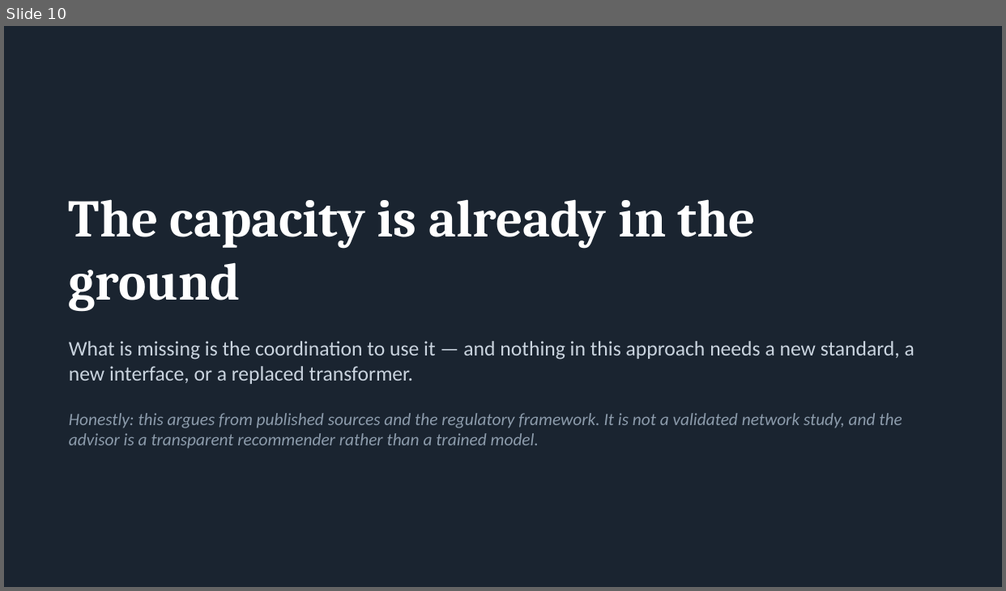
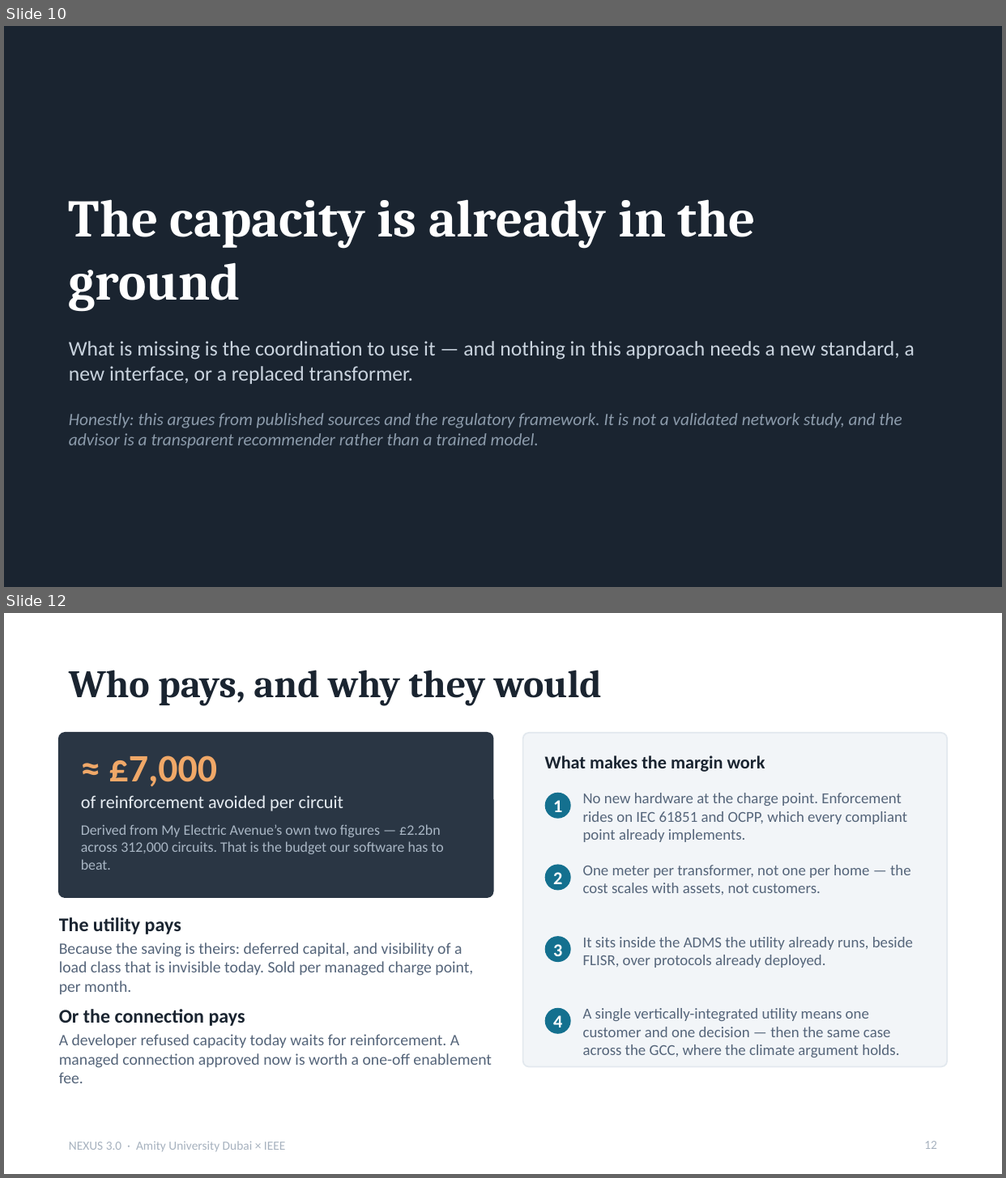
Before and after one commit to RithikhC/Nexus, a slide deck: deck/NEXUS-3.0-presentation.pptx. Shown one above the other, each under a label of ours: slide 10 before the commit, slides 10 and 12 after it; the slides between them are not shown. The pictures are 1006x591 and 1006x1178 pixels, drawn with LibreOffice and Linux fonts; fonts in the diff are those of the drawing. Boxes give left, top, right and bottom in pixels: in the first picture for what was removed or moved away, otherwise in the second. Text is boxed around its words. In the diff, an @@ line names an element or a change of style, - is before the commit and + after.

```diff
--- a/deck/NEXUS-3.0-presentation.pptx
+++ b/deck/NEXUS-3.0-presentation.pptx
@@ slide 12 added at bbox=[4, 613, 1002, 1174], background #FFFFFF @@
@@ title added at bbox=[69, 670, 602, 705], 28 pt, text #1A2430, bold @@
+Who pays, and why they would
@@ rounded rectangle added at bbox=[59, 733, 493, 897], fill #2A3644, outline #2A3644 1 pt @@
@@ rounded rectangle added at bbox=[523, 733, 947, 1067], fill #F2F5F8, outline #E2E8EE 1 pt @@
@@ text added at bbox=[109, 756, 218, 787], 28 pt, text #F0A868, bold @@
+≈ £7,000
@@ text added at bbox=[545, 756, 765, 772], 13 pt, text #1A2430, bold @@
+What makes the margin work
@@ text added at bbox=[81, 795, 343, 811], 13 pt, text #E6ECF2 @@
+of reinforcement avoided per circuit
@@ ellipse added at bbox=[545, 793, 571, 819], fill #14708F @@
@@ text added at bbox=[553, 800, 562, 812], 13 pt, text #FFFFFF, bold @@
+1
@@ text added at bbox=[583, 793, 907, 842], 11 pt, text #55657A @@
+No new hardware at the charge point. Enforcement rides on IEC 61851 and OCPP, which every compliant point already implements.
@@ text added at bbox=[81, 824, 443, 870], 10.5 pt, text #A9B6C4 @@
+Derived from My Electric Avenue’s own two figures — £2.2bn across 312,000 circuits. That is the budget our software has to beat.
@@ ellipse added at bbox=[545, 864, 571, 890], fill #14708F @@
@@ text added at bbox=[553, 872, 562, 884], 13 pt, text #FFFFFF, bold @@
+2
@@ text added at bbox=[583, 865, 911, 895], 11 pt, text #55657A @@
+One meter per transformer, not one per home — the cost scales with assets, not customers.
@@ text added at bbox=[59, 918, 181, 935], 14 pt, text #1A2430, bold @@
+The utility pays
@@ text added at bbox=[59, 943, 473, 995], 11.5 pt, text #55657A @@
+Because the saving is theirs: deferred capital, and visibility of a load class that is invisible today. Sold per managed charge point, per month.
@@ ellipse added at bbox=[545, 936, 571, 962], fill #14708F @@
@@ text added at bbox=[553, 944, 562, 956], 13 pt, text #FFFFFF, bold @@
+3
@@ text added at bbox=[583, 937, 913, 968], 11 pt, text #55657A @@
+It sits inside the ADMS the utility already runs, beside FLISR, over protocols already deployed.
@@ text added at bbox=[59, 1009, 245, 1026], 14 pt, text #1A2430, bold @@
+Or the connection pays
@@ ellipse added at bbox=[545, 1008, 571, 1034], fill #14708F @@
@@ text added at bbox=[553, 1016, 562, 1028], 13 pt, text #FFFFFF, bold @@
+4
@@ text added at bbox=[583, 1008, 899, 1058], 11 pt, text #55657A @@
+A single vertically-integrated utility means one customer and one decision — then the same case across the GCC, where the climate argument holds.
@@ text added at bbox=[59, 1034, 492, 1084], 11.5 pt, text #55657A @@
+A developer refused capacity today waits for reinforcement. A managed connection approved now is worth a one-off enablement fee.
@@ text added at bbox=[69, 1141, 285, 1152], 9 pt, text #A7B2BF @@
+NEXUS 3.0 · Amity University Dubai × IEEE
@@ page number added at bbox=[924, 1141, 937, 1149], 9 pt, text #A7B2BF @@
+12
```
Also in this commit, not shown: 8 slides changed, 2 other slides added, 1 other file.
